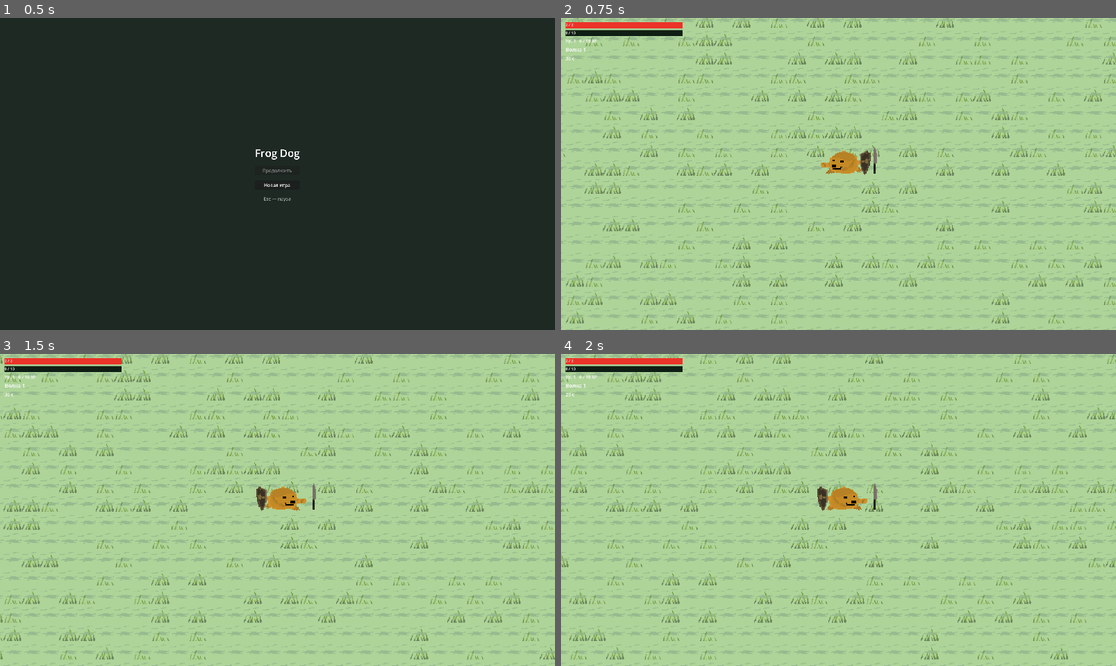
Above: before the commit, frames 1-4 (two rows, left to right).
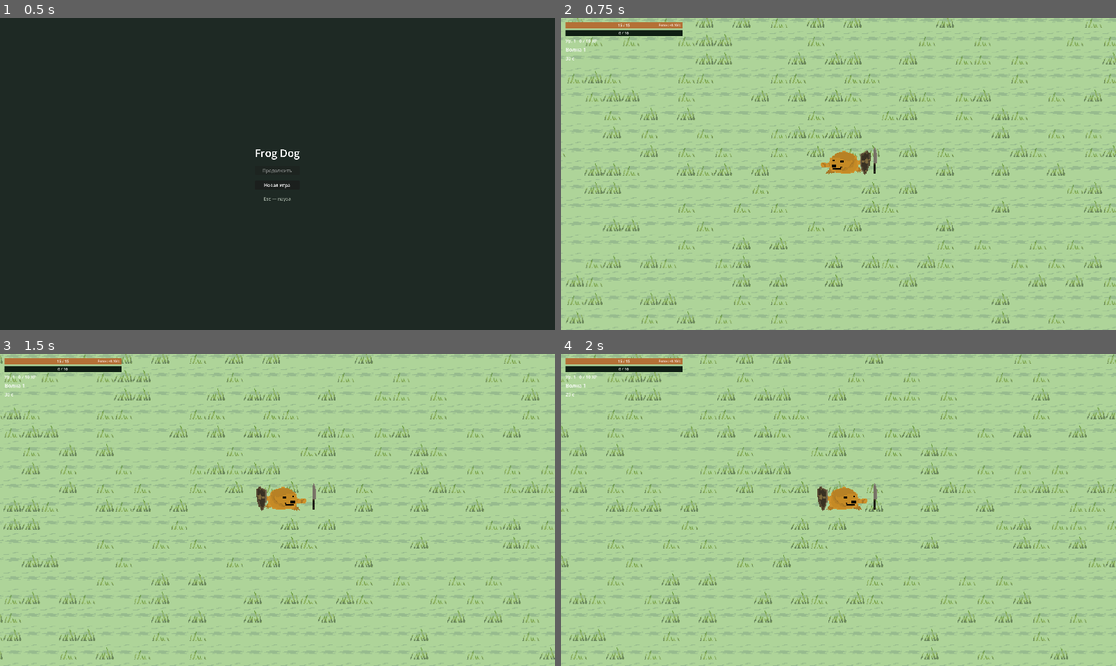
Above: after the commit, the same moments.

Repository: abobavchanel-droid/froge-doge
Game: Godot game, scene res://tscn/main.tscn
The game is run twice, just before and just after one commit, with the same random seed, the same clock (stepped at 60 frames per second) and the same inputs.
Inputs:
- Up to frame 1 (0.5 s): no input
- Up to frame 2 (0.75 s): click "Новая игра" at 0.5 s
- Up to frame 3 (1.5 s): tap Enter at 1.25 s; hold D (move_right) from 1.28 s (still down)
- Up to frame 4 (2 s): keep holding D (move_right)

Frame 1 is identical in both runs. In frame 2, 0.4% of the frame differs, in the area x 0-22%, y 1-6%; in frame 3, 0.4%; in frame 4, 0.4%.

Commit message:
feat: добавлены визуалы хп, ребаланс

Diff:
--- a/tscn/enemy.gd
+++ b/tscn/enemy.gd
@@ -7,6 +7,9 @@
 @export var max_hp := 4
 @export var xp_reward := 4
 @export var knockback_decay := 900.0
+@export var contact_damage := 1
+@export var separation_distance := 10.0
+@export var separation_strength := 620.0
 
 var _hp: int
 var _knockback_velocity := Vector2.ZERO
@@ -24,8 +27,9 @@
 	var chase_velocity := Vector2.ZERO
 	if p:
 		chase_velocity = global_position.direction_to(p.global_position) * move_speed
+	var separation_velocity := _calc_separation_velocity()
 	_knockback_velocity = _knockback_velocity.move_toward(Vector2.ZERO, knockback_decay * delta)
-	velocity = chase_velocity + _knockback_velocity
+	velocity = chase_velocity + separation_velocity + _knockback_velocity
 	move_and_slide()
 
 
@@ -70,3 +74,24 @@
 	var ap := get_node_or_null("Visual/AnimationPlayer") as AnimationPlayer
 	if ap and ap.has_animation(&"hit"):
 		ap.play(&"hit")
+
+
+func get_contact_damage() -> int:
+	return maxi(1, contact_damage)
+
+
+func _calc_separation_velocity() -> Vector2:
+	var push := Vector2.ZERO
+	for n in get_tree().get_nodes_in_group("enemy"):
+		if n == self or not (n is Node2D):
+			continue
+		var other := n as Node2D
+		var to_self := other.global_position.direction_to(global_position)
+		var dist := global_position.distance_to(other.global_position)
+		if dist <= 0.0001 or dist >= separation_distance:
+			continue
+		var overlap_ratio := (separation_distance - dist) / separation_distance
+		push += to_self * overlap_ratio
+	if push.length_squared() <= 0.0001:
+		return Vector2.ZERO
+	return push.normalized() * separation_strength
--- a/tscn/game_flow.gd
+++ b/tscn/game_flow.gd
@@ -46,6 +46,7 @@
 	hud.set_lives(player.lives, player.max_lives)
 	hud.set_xp(xp, xp_needed, xp_level)
 	hud.set_wave_info(wave, wave_seconds_left)
+	hud.set_hp_regen(player.hp_regen_per_sec)
 	var loaded: bool = _load_progress()
 	if loaded:
 		phase = "wave"
@@ -62,7 +63,7 @@
 		xp -= xp_needed
 		xp_level += 1
 		level_ups_this_wave += 1
-		xp_needed = int(xp_needed * 1.22) + 4
+		xp_needed = _next_xp_needed(xp_level, xp_needed)
 	hud.set_xp(xp, xp_needed, xp_level)
 
 
@@ -74,6 +75,9 @@
 
 
 func _process(delta: float) -> void:
+	if player and hud:
+		hud.set_hp_regen_preview(player.get_hp_visual_value(), player.max_lives)
+
 	_autosave_accum += delta
 	if _autosave_accum >= 2.0:
 		_autosave_accum = 0.0
@@ -126,12 +130,14 @@
 
 
 func _on_upgrade_chosen(id: String) -> void:
+	var upg_power := _upgrade_power_scale()
 	if id == "spawn_slow":
-		spawn_interval_mult *= 1.15
+		spawn_interval_mult *= (1.12 + 0.03 * upg_power)
 	elif id == "enemy_slow":
-		enemy_slow_mult *= 0.92
+		enemy_slow_mult *= (0.93 - 0.02 * minf(1.0, (upg_power - 1.0) / 3.0))
 	else:
-		player.apply_upgrade(id)
+		player.apply_upgrade(id, upg_power)
+	hud.set_hp_regen(player.hp_regen_per_sec)
 	_upgrade_picks_left -= 1
 	_current_pick_index += 1
 	if _upgrade_picks_left > 0:
@@ -148,13 +154,16 @@
 
 
 func _spawn_enemy() -> void:
-	var e: CharacterBody2D = ENEMY_SCENE.instantiate() as CharacterBody2D
-	var pos := _find_enemy_spawn_position()
-	e.global_position = pos
-	e.move_speed = 128.0 * (1.0 + (wave - 1) * 0.065) * enemy_slow_mult
-	e.max_hp = 3 + wave * 2
-	e.xp_reward = 3 + wave * 2
-	enemies_cont.add_child(e)
+	var count := _spawn_count_per_tick()
+	for _i in range(count):
+		var e := ENEMY_SCENE.instantiate()
+		var pos := _find_enemy_spawn_position()
+		e.global_position = pos
+		e.move_speed = _enemy_speed_for_wave()
+		e.max_hp = _enemy_hp_for_wave()
+		e.xp_reward = _enemy_xp_reward_for_wave()
+		e.contact_damage = _enemy_damage_for_wave()
+		enemies_cont.add_child(e)
 
 
 func _on_player_died() -> void:
@@ -239,7 +248,8 @@
 		"player_invuln_after_hit": player.invuln_after_hit,
 		"player_attack_damage_mult": player.attack_damage_mult,
 		"player_attack_speed_mult": player.attack_speed_mult,
-		"player_attack_knockback_mult": player.attack_knockback_mult
+		"player_attack_knockback_mult": player.attack_knockback_mult,
+		"player_hp_regen_per_sec": player.hp_regen_per_sec
 	}
 	var file: FileAccess = FileAccess.open(SAVE_PATH, FileAccess.WRITE)
 	if file:
@@ -281,9 +291,11 @@
 	player.attack_damage_mult = float(data.get("player_attack_damage_mult", player.attack_damage_mult))
 	player.attack_speed_mult = float(data.get("player_attack_speed_mult", player.attack_speed_mult))
 	player.attack_knockback_mult = float(data.get("player_attack_knockback_mult", player.attack_knockback_mult))
+	player.hp_regen_per_sec = float(data.get("player_hp_regen_per_sec", player.hp_regen_per_sec))
 	hud.set_lives(player.lives, player.max_lives)
 	hud.set_xp(xp, xp_needed, xp_level)
 	hud.set_wave_info(wave, wave_seconds_left)
+	hud.set_hp_regen(player.hp_regen_per_sec)
 	return true
 
 
@@ -298,3 +310,36 @@
 func _notification(what: int) -> void:
 	if what == NOTIFICATION_WM_CLOSE_REQUEST:
 		_save_progress()
+
+
+func _next_xp_needed(level: int, prev_need: int) -> int:
+	# Чуть более щадящая прогрессия: стабильнее выбиваются 2-3 апгрейда за волну.
+	var growth := 1.11 + minf(0.14, float(level) * 0.005)
+	var flat_add := 3 + int(level / 3)
+	return maxi(prev_need + 2, int(round(prev_need * growth)) + flat_add)
+
+
+func _upgrade_power_scale() -> float:
+	# Чем выше уровень, тем сильнее каждый апгрейд.
+	return 1.0 + float(maxi(0, xp_level - 1)) * 0.05
+
+
+func _spawn_count_per_tick() -> int:
+	# Рост плотности врагов с волнами, но чуть мягче.
+	return 1 + int((wave - 1) / 5)
+
+
+func _enemy_hp_for_wave() -> int:
+	return 4 + int(pow(float(wave), 1.22) * 1.8)
+
+
+func _enemy_speed_for_wave() -> float:
+	return (112.0 + float(wave - 1) * 7.4) * enemy_slow_mult
+
+
+func _enemy_damage_for_wave() -> int:
+	return 1 + int((wave - 1) / 6)
+
+
+func _enemy_xp_reward_for_wave() -> int:
+	return 3 + int((wave - 1) * 1.35)
--- a/tscn/hud.gd
+++ b/tscn/hud.gd
@@ -8,6 +8,8 @@
 
 var _lives_value_label: Label
 var _xp_value_label: Label
+var _regen_value_label: Label
+var _lives_regen_bar: ProgressBar
 
 
 func _ready() -> void:
@@ -17,6 +19,7 @@
 	life_fill.bg_color = Color(0.92, 0.2, 0.16)
 	_lives_bar.add_theme_stylebox_override("background", life_bg)
 	_lives_bar.add_theme_stylebox_override("fill", life_fill)
+	_lives_regen_bar = _make_regen_overlay_bar(_lives_bar)
 
 	var xp_bg := StyleBoxFlat.new()
 	xp_bg.bg_color = Color(0.06, 0.12, 0.08)
@@ -29,11 +32,15 @@
 	_xp_bar.show_percentage = false
 	_lives_value_label = _make_bar_value_label(_lives_bar)
 	_xp_value_label = _make_bar_value_label(_xp_bar)
+	_regen_value_label = _make_bar_side_label(_lives_bar)
 
 
 func set_lives(current: int, maximum: int) -> void:
 	_lives_bar.max_value = maximum
 	_lives_bar.value = current
+	if _lives_regen_bar:
+		_lives_regen_bar.max_value = maximum
+		_lives_regen_bar.value = current
 	if _lives_value_label:
 		_lives_value_label.text = "%d / %d" % [current, maximum]
 
@@ -51,12 +58,77 @@
 	_timer_label.text = "%d с" % maxi(0, int(ceil(seconds_left)))
 
 
+func set_hp_regen(regen_per_sec: float) -> void:
+	if _regen_value_label:
+		_regen_value_label.text = "Реген: +%.2f/с" % regen_per_sec
+
+
+func set_hp_regen_preview(visual_hp: float, maximum: int) -> void:
+	if _lives_regen_bar == null:
+		return
+	_lives_regen_bar.max_value = maximum
+	_lives_regen_bar.value = clampf(visual_hp, _lives_bar.value, float(maximum))
+
+
 func _make_bar_value_label(bar: ProgressBar) -> Label:
 	var lbl := Label.new()
-	lbl.anchors_preset = Control.PRESET_FULL_RECT
+	lbl.anchor_left = 0.0
+	lbl.anchor_top = 0.0
+	lbl.anchor_right = 1.0
+	lbl.anchor_bottom = 1.0
+	lbl.offset_left = 0.0
+	lbl.offset_top = 0.0
+	lbl.offset_right = 0.0
+	lbl.offset_bottom = 0.0
+	lbl.size_flags_horizontal = Control.SIZE_EXPAND_FILL
+	lbl.size_flags_vertical = Control.SIZE_EXPAND_FILL
 	lbl.mouse_filter = Control.MOUSE_FILTER_IGNORE
 	lbl.horizontal_alignment = HORIZONTAL_ALIGNMENT_CENTER
 	lbl.vertical_alignment = VERTICAL_ALIGNMENT_CENTER
 	lbl.add_theme_font_size_override("font_size", 13)
 	bar.add_child(lbl)
 	return lbl
+
+
+func _make_bar_side_label(bar: ProgressBar) -> Label:
+	var lbl := Label.new()
+	lbl.anchor_left = 1.0
+	lbl.anchor_top = 0.0
+	lbl.anchor_right = 1.0
+	lbl.anchor_bottom = 1.0
+	lbl.offset_left = -120.0
+	lbl.offset_top = 0.0
+	lbl.offset_right = -6.0
+	lbl.offset_bottom = 0.0
+	lbl.mouse_filter = Control.MOUSE_FILTER_IGNORE
+	lbl.horizontal_alignment = HORIZONTAL_ALIGNMENT_RIGHT
+	lbl.vertical_alignment = VERTICAL_ALIGNMENT_CENTER
+	lbl.add_theme_font_size_override("font_size", 11)
+	lbl.modulate = Color(1.0, 0.92, 0.92, 0.92)
+	bar.add_child(lbl)
+	return lbl
+
+
+func _make_regen_overlay_bar(parent_bar: ProgressBar) -> ProgressBar:
+	var bar := ProgressBar.new()
+	bar.anchor_left = 0.0
+	bar.anchor_top = 0.0
+	bar.anchor_right = 1.0
+	bar.anchor_bottom = 1.0
+	bar.offset_left = 0.0
+	bar.offset_top = 0.0
+	bar.offset_right = 0.0
+	bar.offset_bottom = 0.0
+	bar.mouse_filter = Control.MOUSE_FILTER_IGNORE
+	bar.show_percentage = false
+
+	var bg := StyleBoxEmpty.new()
+	var green_fill := StyleBoxFlat.new()
+	# Полупрозрачный превью-слой: красный основной HP остаётся визуально главным.
+	green_fill.bg_color = Color(0.25, 0.95, 0.32, 0.32)
+	bar.add_theme_stylebox_override("background", bg)
+	bar.add_theme_stylebox_override("fill", green_fill)
+
+	parent_bar.add_child(bar)
+	parent_bar.move_child(bar, 0)
+	return bar
--- a/tscn/player.gd
+++ b/tscn/player.gd
@@ -6,8 +6,8 @@
 
 var speed_mult := 1.0
 var invuln_after_hit := 1.15
-var max_lives := 2
-var lives := 2
+var max_lives := 15
+var lives := 15
 var invuln_time := 0.0
 
 var attack_damage := 1
@@ -16,6 +16,8 @@
 var attack_speed_mult := 1.0
 var attack_knockback_force := 210.0
 var attack_knockback_mult := 1.0
+var hp_regen_per_sec := 0.10
+var _hp_regen_accum := 0.0
 
 signal lives_changed(current: int, maximum: int)
 signal died
@@ -42,6 +44,7 @@
 
 func _physics_process(delta: float) -> void:
 	invuln_time = maxf(0.0, invuln_time - delta)
+	_apply_regen(delta)
 
 	if invuln_time > 0.0:
 		_sprite.modulate.a = 0.42 + 0.38 * sin(float(Time.get_ticks_msec()) / 70.0)
@@ -63,6 +66,19 @@
 	_update_animation(direction)
 
 
+func _apply_regen(delta: float) -> void:
+	if lives <= 0 or lives >= max_lives:
+		_hp_regen_accum = 0.0
+		return
+	_hp_regen_accum += hp_regen_per_sec * delta
+	if _hp_regen_accum < 1.0:
+		return
+	var heal := int(floor(_hp_regen_accum))
+	_hp_regen_accum -= float(heal)
+	lives = mini(max_lives, lives + heal)
+	lives_changed.emit(lives, max_lives)
+
+
 func _update_animation(direction: Vector2) -> void:
 	# СТОИМ
 	if direction == Vector2.ZERO:
@@ -79,11 +95,11 @@
 		_sprite.flip_h = false  # вправо
 
 
-func take_hit() -> void:
+func take_hit(amount: int = 1) -> void:
 	if invuln_time > 0.0:
 		return
 
-	lives -= 1
+	lives -= maxi(1, amount)
 	invuln_time = invuln_after_hit
 	lives_changed.emit(lives, max_lives)
 
@@ -93,7 +109,10 @@
 
 func _on_hurtbox_body_entered(body: Node2D) -> void:
 	if body.is_in_group("enemy"):
-		take_hit()
+		var dmg := 1
+		if body.has_method("get_contact_damage"):
+			dmg = int(body.get_contact_damage())
+		take_hit(dmg)
 
 
 func get_attack_cooldown() -> float:
@@ -108,25 +127,32 @@
 	return attack_knockback_force * attack_knockback_mult
 
 
-func apply_upgrade(id: String) -> void:
+func get_hp_visual_value() -> float:
+	return minf(float(max_lives), float(lives) + _hp_regen_accum)
+
+
+func apply_upgrade(id: String, power_scale: float = 1.0) -> void:
+	var p := maxf(1.0, power_scale)
 	match id:
 		"speed":
-			speed_mult *= 1.12
+			speed_mult *= (1.10 + 0.02 * p)
 		"invuln":
-			invuln_after_hit += 0.4
+			invuln_after_hit += 0.28 + 0.10 * p
 		"max_hp":
 			max_lives += 1
 			lives += 1
 			lives_changed.emit(lives, max_lives)
 		"heal":
 			if lives < max_lives:
-				lives += 1
+				lives = mini(max_lives, lives + maxi(1, int(floor(0.5 + 0.5 * p))))
 				lives_changed.emit(lives, max_lives)
 		"damage":
-			attack_damage_mult *= 1.14
+			attack_damage_mult *= (1.12 + 0.03 * p)
 		"firerate":
-			attack_speed_mult *= 1.12
+			attack_speed_mult *= (1.10 + 0.025 * p)
 		"knockback":
-			attack_knockback_mult *= 1.22
+			attack_knockback_mult *= (1.18 + 0.04 * p)
+		"regen":
+			hp_regen_per_sec += 0.04 + 0.02 * p
 		_:
 			pass
--- a/tscn/upgrade_ui.gd
+++ b/tscn/upgrade_ui.gd
@@ -19,6 +19,7 @@
 	{"id": "invuln", "title": "Неуязвимость после удара +0.4 с"},
 	{"id": "max_hp", "title": "Максимум жизней +1 (и +1 сейчас)"},
 	{"id": "heal", "title": "Восстановить 1 жизнь"},
+	{"id": "regen", "title": "Регенерация HP +0.06/с"},
 	{"id": "spawn_slow", "title": "Враги появляются реже (волны)"},
 	{"id": "enemy_slow", "title": "Враги медленнее на 8%"},
 ]
